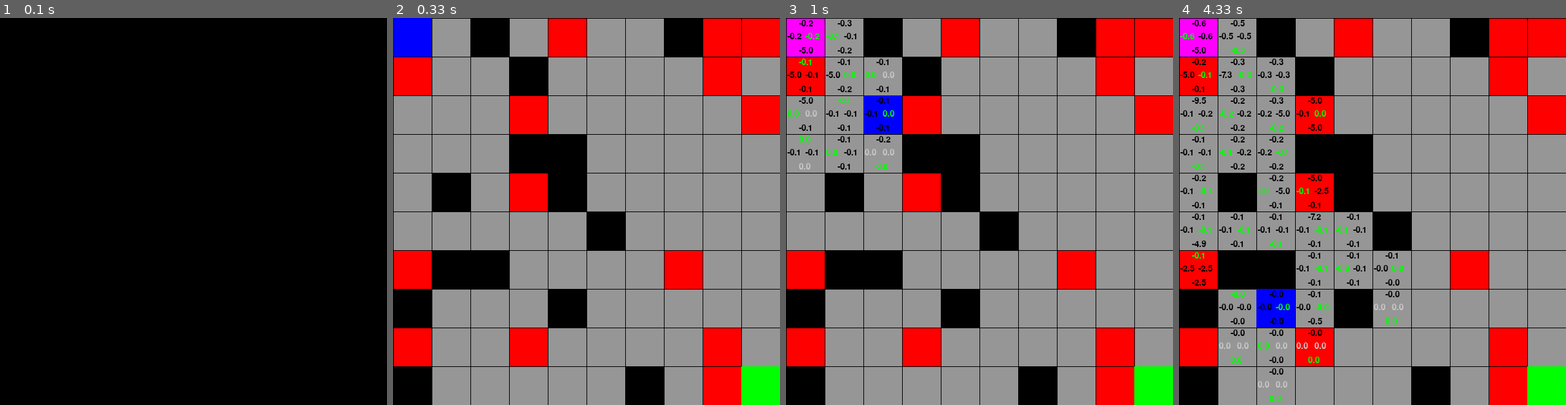
Above: before the commit, frames 1-4 (left to right).
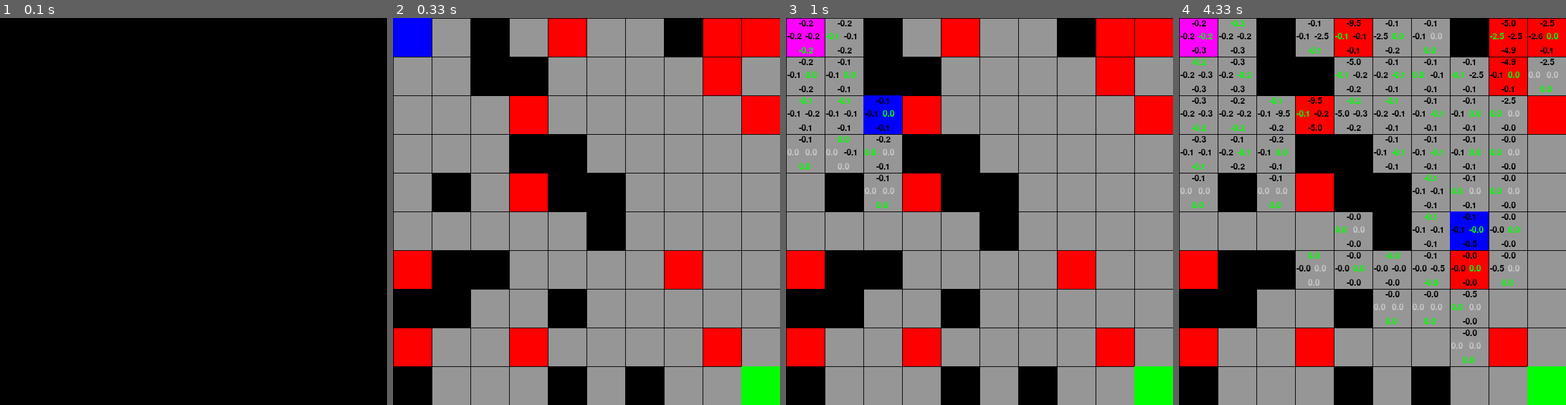
Above: after the commit, the same moments.

Repository: szebkhan/Portfolio_DEDS
Game: pygame game, started from src/Week_Opdrachten/Week_15_PyGame/game.py
The game is run twice, just before and just after one commit, with the same random seed, the same clock (stepped at 60 frames per second) and the same inputs.
Inputs:
- Up to frame 1 (0.1 s): no input
- Up to frame 2 (0.33 s): no input
- Up to frame 3 (1 s): tap T at 0.33 s; tap 6 at 0.67 s
- Up to frame 4 (4.33 s): tap T at 1.07, 1.37, 1.57, 1.9, 2.2, 2.4, 2.7, 3.05, 3.3, 3.6, 3.73, 4.22 s; tap 1 at 1.98, 3.38 s; tap Y at 2.48, 3.82 s; hold S 2.9-3.2 s; hold D from 4.07 s (still down)

Frame 1 is identical in both runs. In frame 2, 5.8% of the frame differs, in the area x 0-90%, y 10-100%; in frame 3, 6.4%; in frame 4, 14%, in the area x 0-98%, y 0-100%.

Commit message:
grid world changes

Diff:
--- a/src/Week_Opdrachten/Week_15_PyGame/grid_world.py
+++ b/src/Week_Opdrachten/Week_15_PyGame/grid_world.py
@@ -53,13 +53,17 @@
         for _ in range(self.rows):
             row = []
             for _ in range(self.cols):
-                tile = random.choices([0, 1, 2], weights=[0.70, 0.15, 0.15])[0]
+                tile = random.choices([0, 1, 2], weights=[0.65, 0.20, 0.15])[0]
                 row.append(tile)
             maze.append(row)
 
         # Zorg ervoor dat de start en goal columns zijn opgeslagen als path (0 in array)
         maze[0][0] = 0
         maze[self.rows - 1][self.cols - 1] = 0
+        maze[1][0] = 0
+        maze[0][1] = 0
+        maze[self.rows - 2][self.cols - 1] = 0
+        maze[self.rows - 1][self.cols - 2] = 0
         return maze
 
     # Maze tekenen op scherm
